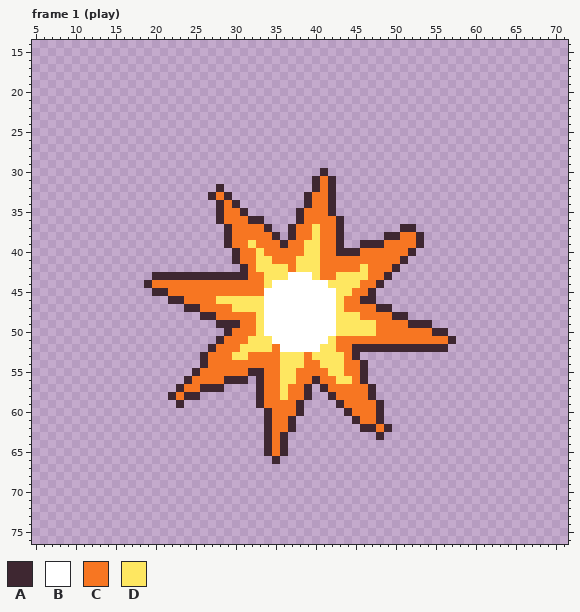
Pixel-art file, stored at art/hits/fx-hit-picnic.aseprite. Above: the version before the commit.
77x77 pixels, 16 frames. Shown: frame 1 (play): x 5..71, y 14..76. The commit also changed other frames, which this record leaves out.
Palette (. is transparent): A #3e2731  B #ffffff  C #f77622  D #fee761
Pixels before, frame 1 (play) (only the part around the change), first column x 5:
14 ...................................................................
15 ...................................................................
16 ...................................................................
17 ...................................................................
18 ...................................................................
19 ...................................................................
20 ...................................................................
21 ...................................................................
22 ...................................................................
23 ...................................................................
24 ...................................................................
25 ...................................................................
26 ...................................................................
27 ...................................................................
28 ...................................................................
29 ...................................................................
30 ....................................A..............................
31 ...................................ACA.............................
32 .......................A...........ACA.............................
33 ......................ACA.........ACCA.............................
34 .......................ACA........ACCA.............................
35 .......................ACCA......ACCCA.............................
36 .......................ACCCAA....ACCCCA............................
37 ........................ACCCCA..ACCDCCA.......AA...................
38 ........................ACCCCCA.ACCDCCA.....AACCA..................
39 ........................ACCDCCCACCDDCCA..AAACCCCA..................
40 .........................ACCDCCCCCDDCCAAACCCCCCA...................
41 .........................ACCDDCCCDDDCCCCCCCCCCA....................
42 ..........................ACDDDDCDDDCCCCCDCCCA.....................
43 ...............AAAAAAAAAAAACCDDDBBBDCCDDDDCCA......................
44 ..............ACCCCCCCCCCCCCCDBBBBBBBDDDDCCA.......................
45 ...............AACCCCCCCCCCCCBBBBBBBBBDDCCA........................
46 .................AACCCCDDDDDDBBBBBBBBBDCCAA........................
47 ...................AACCCCDDDDBBBBBBBBBDCCCCAA......................
48 .....................AACCCCCDBBBBBBBBBDDDCCCCAA....................
49 .......................AAACCDBBBBBBBBBDDDDDCCCCAAA.................
50 ........................ACCCDBBBBBBBBBDDDDDCCCCCCCAA...............
51 .......................ACCCDDDBBBBBBBDCCCCCCCCCCCCCCA..............
52 ......................ACCCDDDDCBBBBBDDCCAAAAAAAAAAAA...............
53 .....................ACCCDDCCCCDDDCDDDDCA..........................
54 .....................ACCCCCCCCCDDDCCDDDCCA.........................
55 ....................ACCCCCCAACCDDCCCCDDCCA.........................
56 ...................ACCCCAAA.ACCDDCCACCDDCA.........................
57 ..................ACCAAA....ACCDCCA.ACCCCCA........................
58 .................ACAA.......ACCDCCA..ACCCCA........................
59 ..................A.........ACCCCA....ACCCCA.......................
60 .............................ACCCA.....ACCCA.......................
61 .............................ACCA.......ACCA.......................
62 .............................ACCA........AACA......................
63 .............................ACA...........A.......................
64 .............................ACA...................................
65 .............................ACA...................................
66 ..............................A....................................
67 ...................................................................
68 ...................................................................
69 ...................................................................
70 ...................................................................
71 ...................................................................
72 ...................................................................
73 ...................................................................
74 ...................................................................
75 ...................................................................
76 ...................................................................
The result:
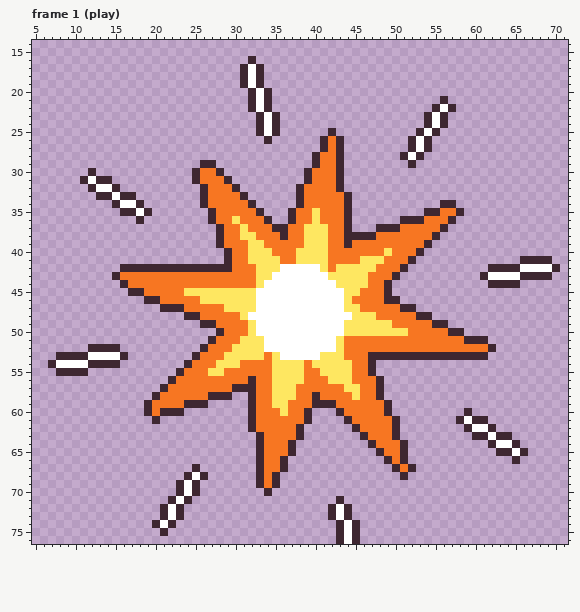
Change:
Changed rows in their new state; - is an unchanged pixel.
Frame 1 (play):
first column x 7:
16 -------------------------A--------------------------------------
17 ------------------------ABA-------------------------------------
18 ------------------------ABA-------------------------------------
19 ------------------------ABA-------------------------------------
20 -------------------------ABA------------------------------------
21 -------------------------ABA---------------------A--------------
22 -------------------------ABA--------------------ABA-------------
23 --------------------------ABA------------------ABA--------------
24 --------------------------ABA------------------ABA--------------
25 --------------------------ABA------A----------ABA---------------
26 ---------------------------A------ACA--------ABA----------------
27 ----------------------------------ACA--------ABA----------------
28 ---------------------------------ACCA-------ABA-----------------
29 -------------------AA------------ACCA--------A------------------
30 -----A------------ACCA----------ACCCA---------------------------
31 ----ABAA----------ACCCA---------AC-CA---------------------------
32 -----ABBA----------ACCCA-------ACC-CA---------------------------
33 ------AABAA--------AC-CCA------AC--CCA--------------------------
34 --------ABBA-------ACC-CCA-----AC--CCA-----------AA-------------
35 ---------AABA-------AC--CCA---AC-D-CCA---------AACCA------------
36 -----------A--------AC-D-CCA--AC-D--CA------AAACCCA-------------
37 ---------------------AC-D--CAAC-D-D-CA---AAACCCCCA--------------
38 ---------------------AC-DD--CAC-D-D-CAAAACCC--CCA---------------
39 ---------------------AC---D--C----D-CACCCC----CA----------------
40 ----------------------AC-D-D---D--D-CCC---D--CA-----------------
41 ----------------------AC-D--D-----D----DDD--CA-------------AAAA-
42 ---------AAAAAAAAAAAAAACC----BBBBBD-DDD-D--CA----------AAAABBBBA
43 --------ACCCCCCCCCCCCCCCC-D-BB---BBD------CA----------ABBBBAAAA-
44 ---------ACCC-------------DB-------B---D-CA------------AAAA-----
45 ----------AACCC--DDDDDDDDDB---------B-D-CCA---------------------
46 ------------AACCC--DD-----B---------BD-CCCAA--------------------
47 --------------AAACC---D---B---------BDD--CCCAA------------------
48 -----------------AACC---DBB---------BB-DD--CCCAA----------------
49 -------------------AACCC-DB---------B----DD--CCCAA--------------
50 ---------------------AC--DB---------B----DDDD---CCAA------------
51 --------------------AC--D--B-------BD-------------CCAAA---------
52 -----AAAA----------AC--D---BB-----BBD-CCCCCCCCCCCCCCCCCA--------
53 -AAAABBBBA--------AC--D--DD-DBBBBB----CCAAAAAAAAAAAAAAA---------
54 ABBBBAAAA--------ACC-DDD----D----D---D-CA-----------------------
55 -AAAA-----------ACC-DD---CC-D--D--D--D-CA-----------------------
56 ---------------ACC----CCCAC-D--D-C-D---CCA----------------------
57 --------------ACC--CCCCAAAC-D-D-CCC--DD-CA----------------------
58 -------------ACC-CCCAAA--AC-D-D-CACC--D-CA----------------------
59 ------------ACCCCAAA-----AC-DD-CCAAAC----CA---------------------
60 ------------ACAAA--------ACC-D-CA---AC---CA---------A-----------
61 -------------A-----------ACC--CCA----AC--CCA-------ABAA---------
62 -------------------------ACC--CA------ACC-CA--------ABBA--------
63 --------------------------AC-CCA-------ACCCA---------AABAA------
64 --------------------------AC-CA---------ACCCA----------ABBA-----
65 --------------------------AC-CA----------ACCA-----------AABA----
66 --------------------------ACCA------------ACA-------------A-----
67 ------------------A-------ACCA-------------ACA------------------
68 -----------------ABA------ACA---------------A-------------------
69 ----------------ABA-------ACA-----------------------------------
70 ----------------ABA--------A------------------------------------
71 ---------------ABA------------------A---------------------------
72 --------------ABA------------------ABA--------------------------
73 --------------ABA------------------ABA--------------------------
74 -------------ABA--------------------ABA-------------------------
75 --------------A---------------------ABA-------------------------
76 ------------------------------------ABA-------------------------
Where, in picture pixels (left, top, right, bottom), the same in both pictures:
changed: (48, 56, 560, 544)
